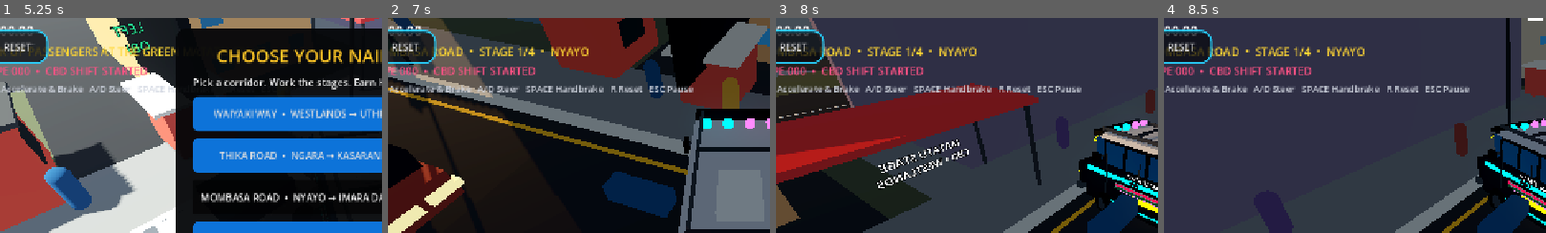
Above: before the commit, frames 1-4 (left to right).
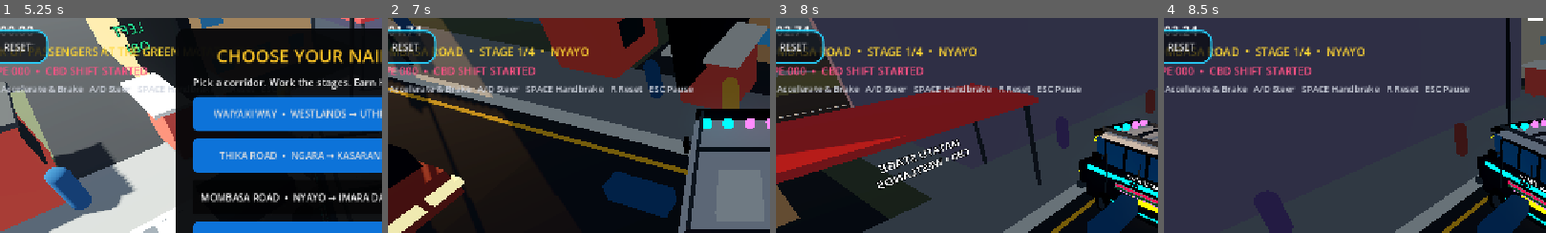
Above: after the commit, the same moments.

Repository: beathubonline-arch/Matatu-Mayhem
Game: Godot game, scene res://scenes/main/Main.tscn
The game is run twice, just before and just after one commit, with the same random seed, the same clock (stepped at 60 frames per second) and the same inputs.
Inputs (mouse positions are % of the whole screen's width and height, from its top left):
- Up to frame 1 (5.25 s): tap Enter at 0.5 s; move the mouse to (45, 70) at 0.52 s; hold N (radio_next) 0.53-1.28 s; hold W (accelerate) 0.53-2.03 s; click (45, 70) at 0.67 s; move the mouse to (80, 65) at 1.27 s; tap M (radio_toggle) at 1.35 s; move the mouse to (20, 35) at 2.02 s; hold A (steer_left) 2.03-3.53 s; tap L at 2.1, 4.35 s; move the mouse to (55, 50) at 2.77 s; tap N (radio_next) at 2.85 s; click (55, 50) at 2.92 s; move the mouse to (35, 25) at 3.52 s; hold S (brake) 3.53-4.28 s; hold M (radio_toggle) 3.53-4.28 s; move the mouse to (72, 45) at 4.27 s; hold D (steer_right) 4.28-5.03 s; move the mouse to (30, 55) at 5.02 s; hold W (accelerate) from 5.03 s (still down); hold N (radio_next) from 5.03 s (still down); click (30, 55) at 5.17 s
- Up to frame 2 (7 s): move the mouse to (60, 28) at 5.77 s; release W (accelerate) at 5.78 s; release N (radio_next) at 5.78 s; hold D (steer_right) from 5.78 s (still down); tap M (radio_toggle) at 5.85 s; move the mouse to (45, 70) at 6.52 s; tap L at 6.6 s
- Up to frame 3 (8 s): keep holding D (steer_right); move the mouse to (80, 65) at 7.27 s; tap N (radio_next) at 7.35 s; click (80, 65) at 7.42 s
- Up to frame 4 (8.5 s): move the mouse to (20, 35) at 8.02 s; release D (steer_right) at 8.03 s; hold S (brake) from 8.03 s (still down); hold M (radio_toggle) from 8.03 s (still down)
The pictures show only the part of the screen within x 4-54%, y 14-64%; the shares and areas given below are measured in that part.

Frame 1 is identical in both runs. In frame 2, less than 0.1% of the frame differs, in the area x 2-9%, y 3-9%; in frame 3, less than 0.1%; in frame 4, less than 0.1%.

Commit message:
Show live stage and corridor timing feedback

Diff:
--- a/scripts/ui/HUD.gd
+++ b/scripts/ui/HUD.gd
@@ -27,6 +27,7 @@
 var radio: Node
 var corridor_service: Node
 var _fare_notice_time: float = 0.0
+var _corridor_time: float = 0.0
 
 func _ready() -> void:
 	process_mode = Node.PROCESS_MODE_ALWAYS
@@ -67,6 +68,8 @@
 		corridor_service.corridor_changed.connect(_on_corridor_changed)
 		corridor_service.corridor_completed.connect(_on_corridor_completed)
 		corridor_service.fare_awarded.connect(_on_fare_awarded)
+		corridor_service.service_progress.connect(_on_service_progress)
+		corridor_service.run_time_changed.connect(_on_corridor_time_changed)
 	_on_hype_changed(0, 0, "CBD SHIFT STARTED")
 	if OS.has_feature("mobile") or DisplayServer.is_touchscreen_available():
 		controls_label.visible = false
@@ -79,7 +82,9 @@
 		speed_label.text = "%03d km/h" % int(vehicle.call("get_speed_kph"))
 	else:
 		speed_label.text = "000 km/h"
-	if route_manager != null:
+	if corridor_service != null and bool(corridor_service.get("active")):
+		timer_label.text = _format_time(_corridor_time)
+	elif route_manager != null:
 		timer_label.text = _format_time(route_manager.elapsed_seconds)
 	if _fare_notice_time > 0.0:
 		_fare_notice_time -= _delta
@@ -160,3 +165,9 @@
 	corridor_service.call("select_corridor", index)
 	route_select_panel.visible = false
 	finish_panel.visible = false
+
+func _on_service_progress(message: String) -> void:
+	objective_label.text = message
+
+func _on_corridor_time_changed(seconds: float) -> void:
+	_corridor_time = seconds
